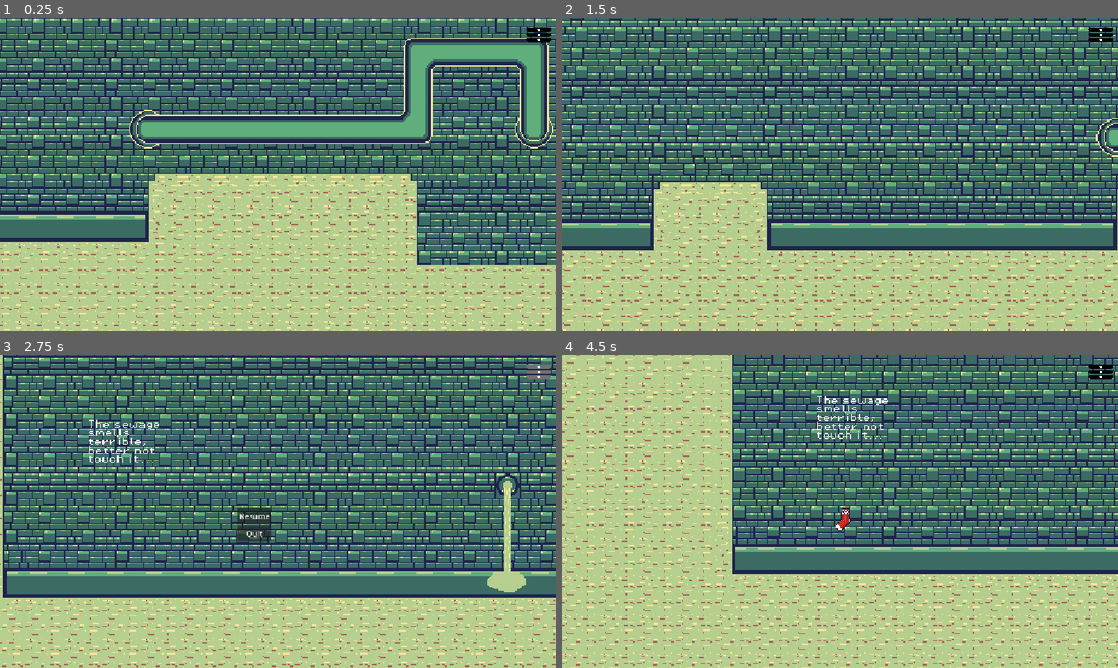
Above: before the commit, frames 1-4 (two rows, left to right).
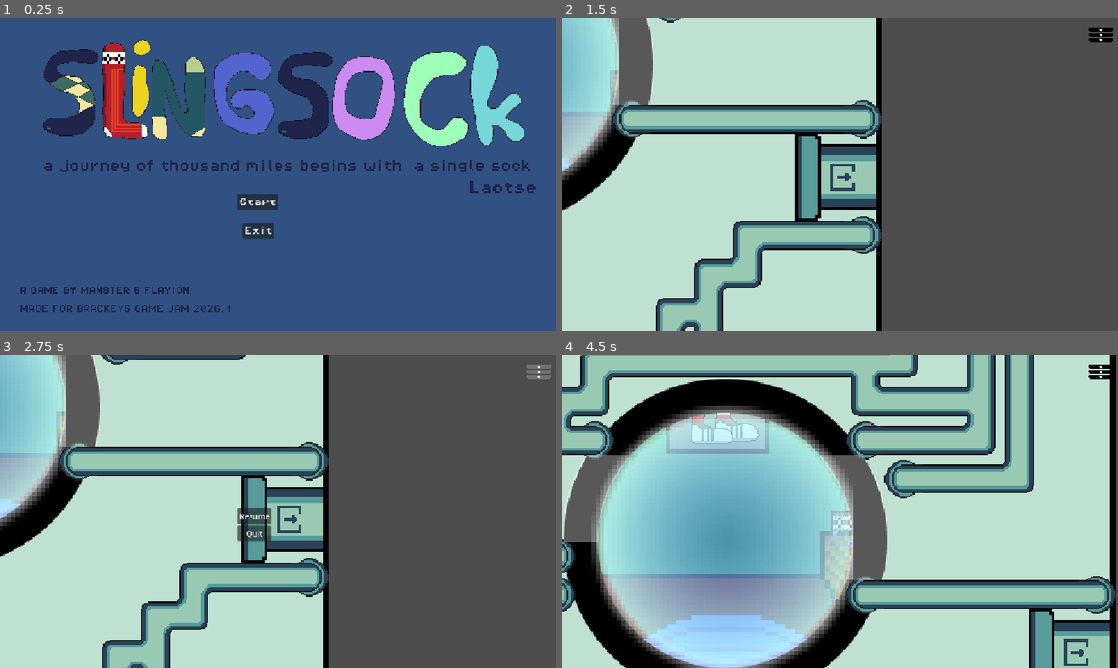
Above: after the commit, the same moments.

Repository: mps2209/slingsock
Game: Godot game, scene res://scenes/start_screen.tscn
Same seed, same stepped clock (60 frames per second), same inputs: the game is played once before the commit and once after it. Before the commit the project starts from res://scenes/Level2.tscn. Sound files missing from this copy of the repository are replaced by a short silence.
Inputs (mouse positions are in pixels of both pictures, inside the frame that each line leads up to):
- Up to frame 1 (0.25 s): no input
- Up to frame 2 (1.5 s): click (817, 202) at 0.5 s, where only the run after the commit has a clickable "Start"; click (1095, 318) at 1.25 s, where only the run after the commit has a clickable "Skip Intro"
- Up to frame 3 (2.75 s): click (539, 370) at 2 s
- Up to frame 4 (4.5 s): click "Resume" at 2.75 s; click (1101, 370) at 3.5 s; click "Resume" at 4.25 s

The runs differ from the first frame. In frame 1, 99% of the frame differs, in the area x 0-100%, y 0-100%; in frame 2, 100%; in frame 3, 100%; in frame 4, 100%.

Commit message:
add sticky mechanic

Diff:
--- a/project.godot
+++ b/project.godot
@@ -15,7 +15,7 @@
 [application]
 
 config/name="Slingsock"
-run/main_scene="uid://g6p4nam1dpyq"
+run/main_scene="uid://01j64legloym"
 config/features=PackedStringArray("4.6", "Mobile")
 config/icon="res://icon.svg"
 
--- a/scenes/Level1.tscn
+++ b/scenes/Level1.tscn
@@ -9,6 +9,7 @@
 [ext_resource type="Texture2D" uid="uid://bht27dpwjgl8a" path="res://assets/Sock Burger Menu.png" id="7_ipmer"]
 [ext_resource type="Texture2D" uid="uid://dxc1ufg08ktbv" path="res://assets/Sock Burger Menu Pressed.png" id="8_av1gt"]
 [ext_resource type="Texture2D" uid="uid://cy2vku5ue0yx" path="res://assets/Sock Burger Menu Hover.png" id="9_r7dij"]
+[ext_resource type="PackedScene" uid="uid://4gs73hp7w3bu" path="res://scenes/waterfall.tscn" id="10_kbo48"]
 
 [sub_resource type="Animation" id="Animation_ya4ey"]
 length = 0.001
@@ -118,6 +119,9 @@
 [node name="AnimationPlayer" type="AnimationPlayer" parent="." unique_id=752778953]
 libraries/ = SubResource("AnimationLibrary_ya4ey")
 
+[node name="Waterfall" parent="." unique_id=887391194 instance=ExtResource("10_kbo48")]
+position = Vector2(-955, -1372)
+
 [connection signal="player_exited" from="Exit" to="Camera2D/Sockcess" method="_on_exit_player_exited"]
 [connection signal="animation_done" from="Camera2D/Sockcess" to="." method="_on_sockcess_animation_done"]
 [connection signal="pressed" from="CanvasLayer/BurgerMenu/TextureButton" to="CanvasLayer/Node/Menu" method="_on_texture_button_pressed"]
--- a/scenes/Level2.tscn
+++ b/scenes/Level2.tscn
@@ -9,6 +9,7 @@
 [ext_resource type="PackedScene" uid="uid://jwcuw4h664c4" path="res://scenes/Sewers.tscn" id="8_xpq2v"]
 [ext_resource type="FontFile" uid="uid://dyorkfbk7hvmp" path="res://assets/fonts/PixelOperator8.ttf" id="9_0jmjk"]
 [ext_resource type="Texture2D" uid="uid://cy2vku5ue0yx" path="res://assets/Sock Burger Menu Hover.png" id="9_2jdof"]
+[ext_resource type="PackedScene" uid="uid://4gs73hp7w3bu" path="res://scenes/waterfall.tscn" id="10_v8268"]
 
 [sub_resource type="Animation" id="Animation_ya4ey"]
 length = 0.001
@@ -69,7 +70,7 @@
 scale = Vector2(5, 5)
 
 [node name="RemoteTransform2D" type="RemoteTransform2D" parent="." unique_id=1522498002]
-position = Vector2(671, 396)
+position = Vector2(7239, 396)
 remote_path = NodePath("../Camera2D")
 update_position = false
 update_rotation = false
@@ -133,5 +134,8 @@
 theme_override_font_sizes/normal_font_size = 35
 text = "Fresh water? Here?"
 
+[node name="Waterfall" parent="." unique_id=887391194 instance=ExtResource("10_v8268")]
+position = Vector2(8067, 10)
+
 [connection signal="animation_done" from="Camera2D/Sockcess" to="." method="_on_sockcess_animation_done"]
 [connection signal="pressed" from="CanvasLayer/BurgerMenu/TextureButton" to="CanvasLayer/Node/Menu" method="_on_texture_button_pressed"]
--- a/scenes/player.gd
+++ b/scenes/player.gd
@@ -14,7 +14,7 @@
 @export var max_drag_distance: float = 200.0
 @export var mind_drag_distance:float= 100.0
 @export var min_velocity_for_flap:float= 100.0
-@export var is_sticky=true
+@export var stickyness=0
 
 @onready var stretched_sock: Sprite2D = $"Stretched Sock"
 @onready var normal_sock: Sprite2D = $"Normal Sock"
@@ -115,6 +115,7 @@
 
 	if Input.is_action_just_released("drag"):
 		gravity_scale=1
+		set_stickiness(stickyness-1)
 		dragging = false
 		released = true          # mark that we DID release during this drag
 
@@ -158,9 +159,14 @@
 
 
 func _on_body_entered(body: Node) -> void:
+	var shouldplayimpact=linear_velocity.length()>min_velocity_for_flap
+	if stickyness > 0:
+		gravity_scale=0
+		linear_velocity = Vector2.ZERO
+		angular_velocity = 0.0
 	if !is_playing_impact_sound:
-		if linear_velocity.length()>min_velocity_for_flap:
-			if is_sticky:
+		if shouldplayimpact:
+			if stickyness>0:
 				sticky_impact.play(0.5)
 			else:
 				impact.play(0)
@@ -169,10 +175,7 @@
 			pass
 			#soft_impact.play(0)
 			#is_playing_impact_sound=true
-	if is_sticky:
-		gravity_scale=0
-		linear_velocity = Vector2.ZERO
-		angular_velocity = 0.0
+
 
 func _on_impact_finished() -> void:
 	await get_tree().create_timer(.5).timeout
@@ -195,3 +198,11 @@
 
 func _on_sticky_impact_finished() -> void:
 	_on_impact_finished()
+func set_stickiness(value:int):
+	stickyness=value
+	if stickyness>1:
+		normal_sock.region_rect=Rect2(167,0,22,32)
+	elif stickyness>0:
+		normal_sock.region_rect=Rect2(135,0,22,32)
+	elif stickyness<1:
+		normal_sock.region_rect=Rect2(7,0,22,32)
--- a/scenes/player.tscn
+++ b/scenes/player.tscn
@@ -25,7 +25,6 @@
 max_power = 400.0
 max_stretch_scale = 10.0
 min_stretch_scale = 1.0
-is_sticky = false
 
 [node name="CollisionShape2D" type="CollisionShape2D" parent="." unique_id=777288890]
 position = Vector2(13, -26)
--- /dev/null
+++ b/scenes/waterfall.gd
@@ -0,0 +1,19 @@
+extends Node2D
+
+@onready var audio_stream_player_2d: AudioStreamPlayer2D = $AudioStreamPlayer2D
+
+# Called when the node enters the scene tree for the first time.
+func _ready() -> void:
+	pass # Replace with function body.
+
+
+# Called every frame. 'delta' is the elapsed time since the previous frame.
+func _process(delta: float) -> void:
+	pass
+
+
+func _on_area_2d_body_entered(body: Node2D) -> void:
+	if body is Player:
+		if body.stickyness<2:
+			audio_stream_player_2d.play(0)
+		body.set_stickiness(2)
--- /dev/null
+++ b/scenes/waterfall.tscn
@@ -0,0 +1,19 @@
+[gd_scene format=3 uid="uid://4gs73hp7w3bu"]
+
+[ext_resource type="Script" uid="uid://dj3s4o1danetu" path="res://scenes/waterfall.gd" id="1_c4i1o"]
+[ext_resource type="AudioStream" uid="uid://uq0jgjjaxduu" path="res://sounds/431120__billypalmer__water-on-cloth.wav" id="2_cwatv"]
+
+[node name="Waterfall" type="Node2D" unique_id=887391194]
+script = ExtResource("1_c4i1o")
+
+[node name="Area2D" type="Area2D" parent="." unique_id=1652746914]
+
+[node name="CollisionPolygon2D" type="CollisionPolygon2D" parent="Area2D" unique_id=31563055]
+position = Vector2(0, 37.71482)
+scale = Vector2(1, 3.580402)
+polygon = PackedVector2Array(-19, -11, 17, -12, 16, 187, -16, 182)
+
+[node name="AudioStreamPlayer2D" type="AudioStreamPlayer2D" parent="." unique_id=1635362167]
+stream = ExtResource("2_cwatv")
+
+[connection signal="body_entered" from="Area2D" to="." method="_on_area_2d_body_entered"]
Not shown, added: scenes/waterfall.gd.uid
